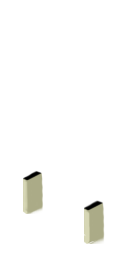
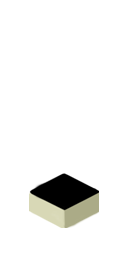
Layer changes from the first 128 × 256 image to the second:
added group "Box0" with 1 layers above "Door0" over (29, 173, 99, 228)
added layer "Layer 3" in group "Box0" over (29, 173, 99, 228)
hid group "Door1" (4 layers) over (23, 170, 105, 244)
hid "Layer 1" over (23, 170, 105, 244)
